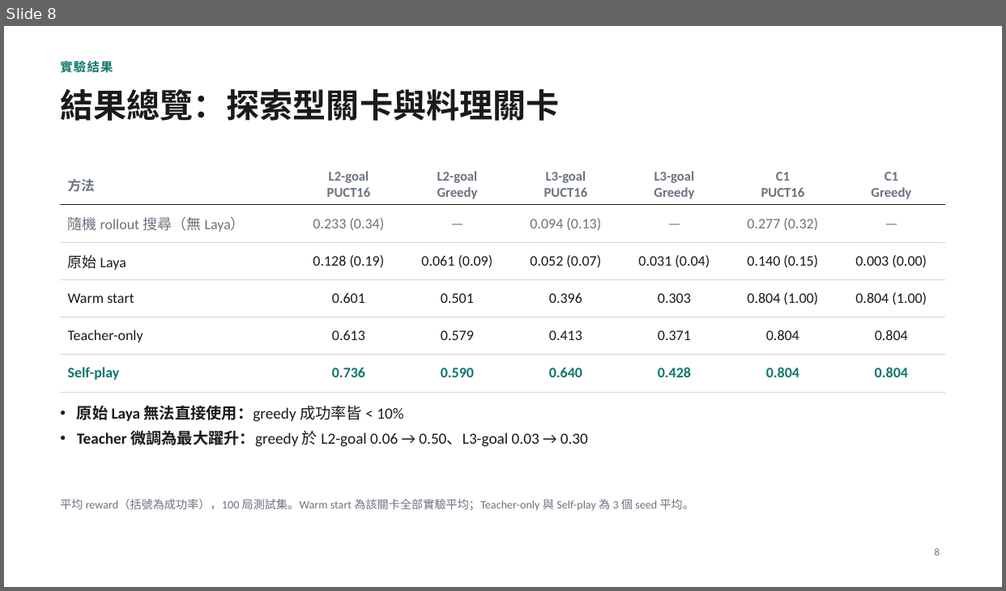
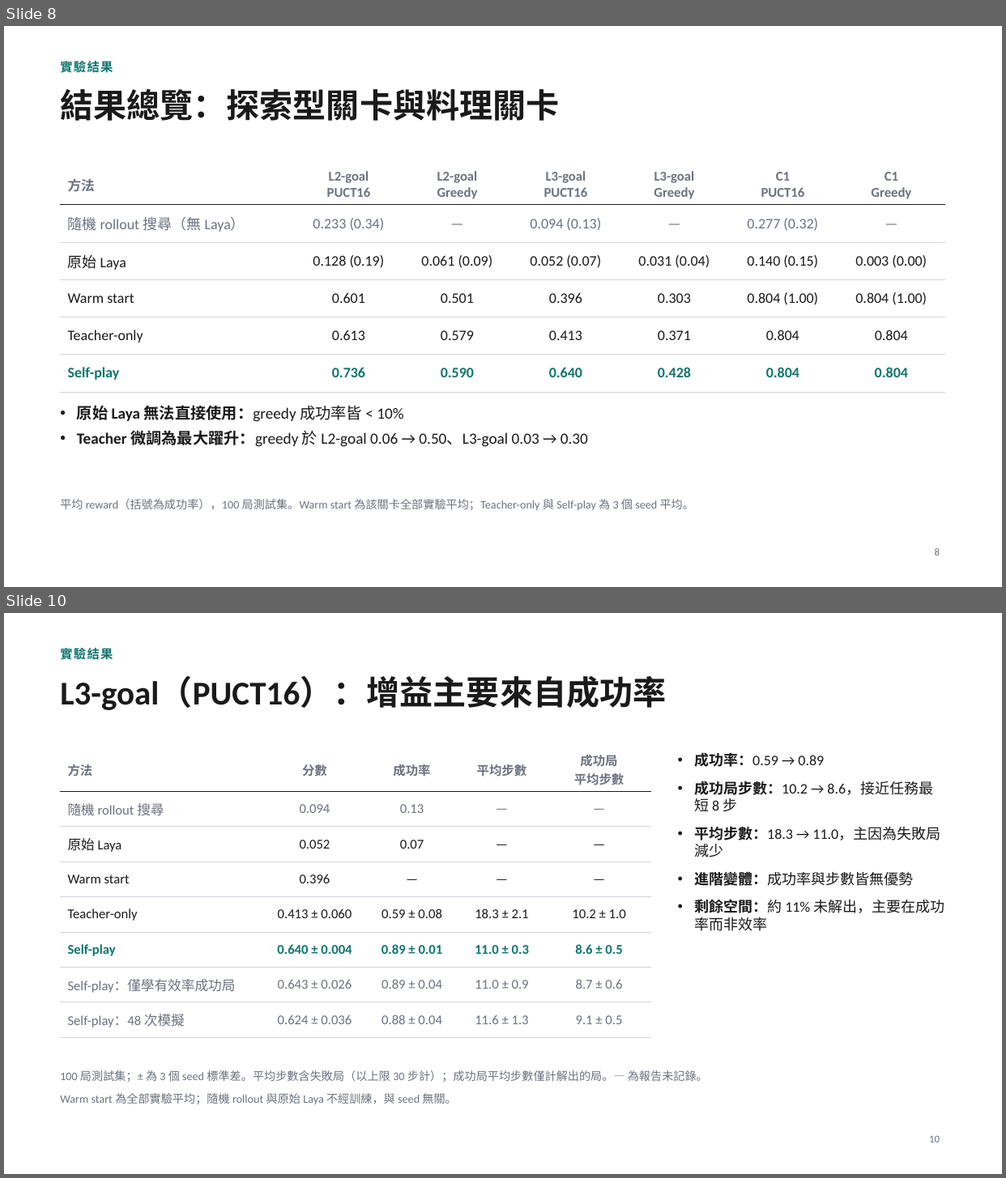
Before and after one commit to kthfan/mcts_laya, a slide deck: docs/project_slides_short.pptx. Shown one above the other, each under a label of ours: slide 8 before the commit, slides 8 and 10 after it; the slides between them are not shown. The pictures are 1006x591 and 1006x1178 pixels, drawn with LibreOffice and Linux fonts; fonts in the diff are those of the drawing. Boxes give left, top, right and bottom in pixels: in the first picture for what was removed or moved away, otherwise in the second. Text is boxed around its words. In the diff, an @@ line names an element or a change of style, - is before the commit and + after.

```diff
--- a/docs/project_slides_short.pptx
+++ b/docs/project_slides_short.pptx
@@ slide 10 added at (4,613,1002,1174), background #FFFFFF @@
@@ text added at (60,648,113,660), 12 pt, text #0F766E, bold @@
+實驗結果
@@ title added at (60,677,666,710), 32 pt, text #1A1A1A, bold @@
+L3-goal（PUCT16）：增益主要來自成功率
@@ table added at (60,747,651,1031), 8 rows, 5 columns @@
+方法 | 分數 | 成功率 | 平均步數 | 成功局 / 平均步數
+隨機 rollout 搜尋 | 0.094 | 0.13 | — | —
+原始 Laya | 0.052 | 0.07 | — | —
+Warm start | 0.396 | — | — | —
+Teacher-only | 0.413 ± 0.060 | 0.59 ± 0.08 | 18.3 ± 2.1 | 10.2 ± 1.0
+Self-play | 0.640 ± 0.004 | 0.89 ± 0.01 | 11.0 ± 0.3 | 8.6 ± 0.5
+Self-play：僅學有效率成功局 | 0.643 ± 0.026 | 0.89 ± 0.04 | 11.0 ± 0.9 | 8.7 ± 0.6
+Self-play：48 次模擬 | 0.624 ± 0.036 | 0.88 ± 0.04 | 11.6 ± 1.3 | 9.1 ± 0.5
@@ text added at (694,752,944,931), 14 pt, text #1A1A1A @@
+• 成功率：0.59 → 0.89
+• 成功局步數：10.2 → 8.6，接近任務最短 8 步
+• 平均步數：18.3 → 11.0，主因為失敗局減少
+• 進階變體：成功率與步數皆無優勢
+• 剩餘空間：約 11% 未解出，主要在成功率而非效率
@@ text added at (60,1071,708,1082), 11 pt, text #6B7280 @@
+100 局測試集；± 為 3 個 seed 標準差。平均步數含失敗局（以上限 30 步計）；成功局平均步數僅計解出的局。— 為報告未記錄。
@@ text added at (60,1093,456,1105), 11 pt, text #6B7280 @@
+Warm start 為全部實驗平均；隨機 rollout 與原始 Laya 不經訓練，與 seed 無關。
@@ page number added at (929,1136,940,1143), 10 pt, text #6B7280 @@
+10
```
Also in this commit, not shown: 4 slides changed, 2 other slides added.
